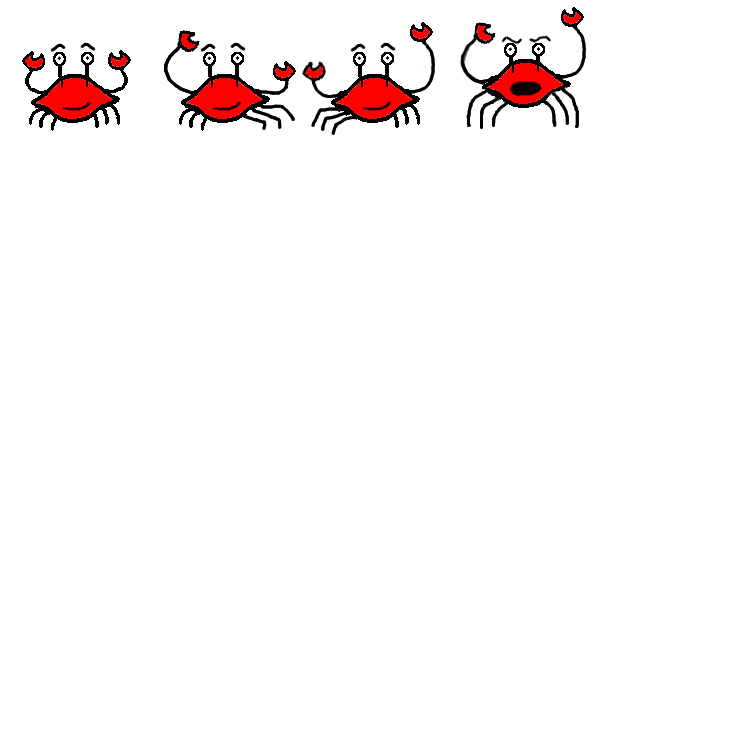
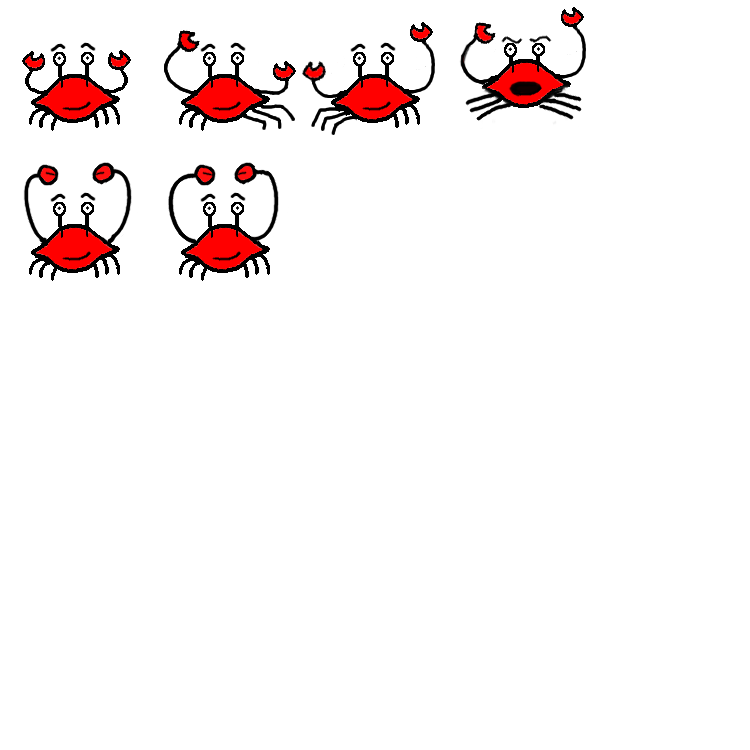
Revision of a layered 750px x 750px image; what changed, layer by layer:
painted on "Background" over [23, 85, 582, 281]
